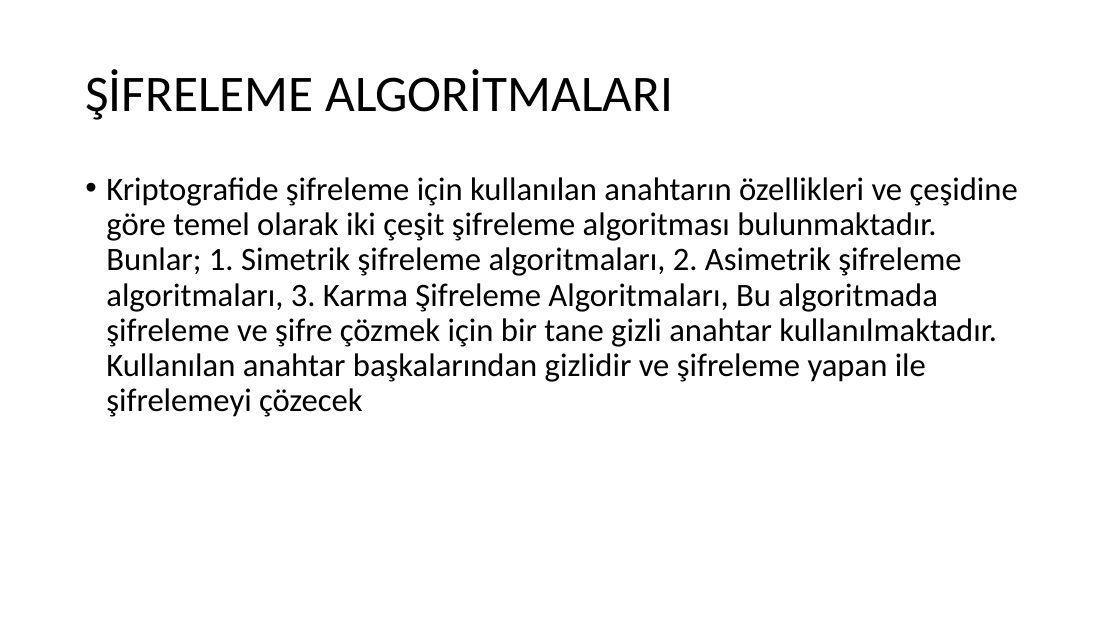
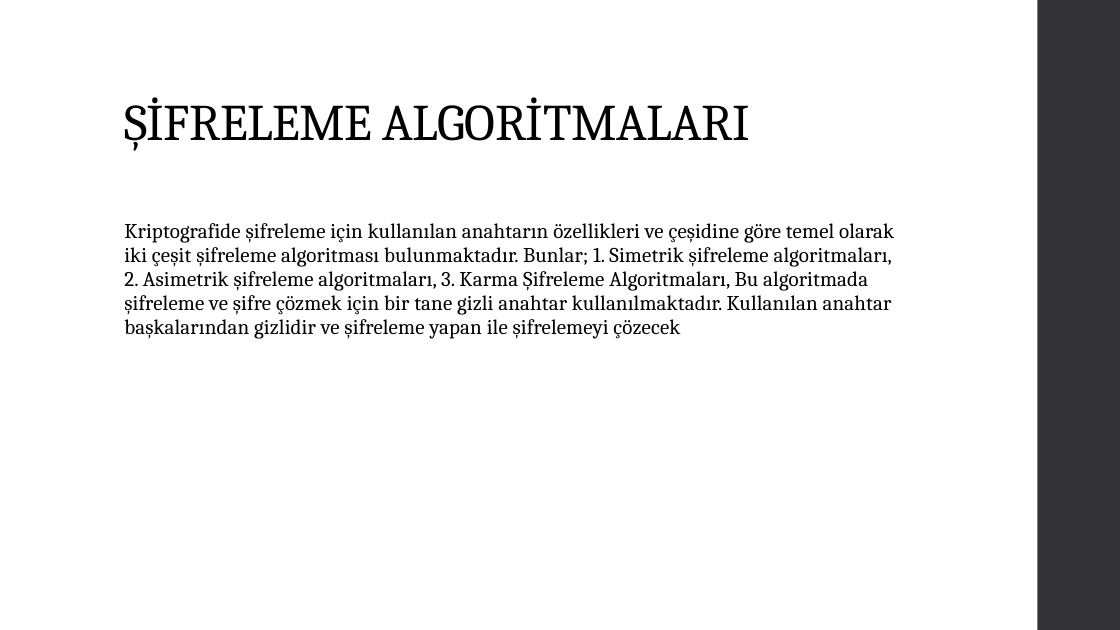
Before and after one commit to Asroyx/assay, a slide deck: slide 2 of sifreleme algoritma.pptx. Drawn at 1120x630 pixels with LibreOffice and Linux fonts; fonts in the diff are those of the drawing. Boxes give left, top, right and bottom in pixels: in the first picture for what was removed or moved away, otherwise in the second. Text is boxed around its words. In the diff, an @@ line names an element or a change of style, - is before the commit and + after.

```diff
--- a/sifreleme algoritma.pptx
+++ b/sifreleme algoritma.pptx
@@ rectangle added at [1038, 0, 1120, 630], fill #353537 @@
@@ title "ŞİFRELEME ALGORİTMALARI": place and size @@
-title "ŞİFRELEME ALGORİTMALARI" at [85, 69, 673, 120]
+title "ŞİFRELEME ALGORİTMALARI" at [124, 97, 750, 151]
@@ title "ŞİFRELEME ALGORİTMALARI" at [124, 97, 750, 151]: font Calibri to Cambria, letter spacing 0 to -0.5 pt; vertical alignment middle to bottom @@
@@ text "Kriptografide şifreleme için kullanılan anahtarın ...": place and size @@
-text "Kriptografide şifreleme için kullanılan anahtarın ..." at [106, 177, 1018, 417]
+text "Kriptografide şifreleme için kullanılan anahtarın ..." at [124, 223, 894, 339]
@@ text "Kriptografide şifreleme için kullanılan anahtarın ..." at [124, 223, 894, 339]: size 28 to 18 pt, font Calibri to Cambria, letter spacing 0 to 0.1 pt; bullet • to none; line spacing 0.9 to 0.95; more space between paragraphs @@
```
Also in this commit, not shown: 7 other slides changed, 10 slides added.
